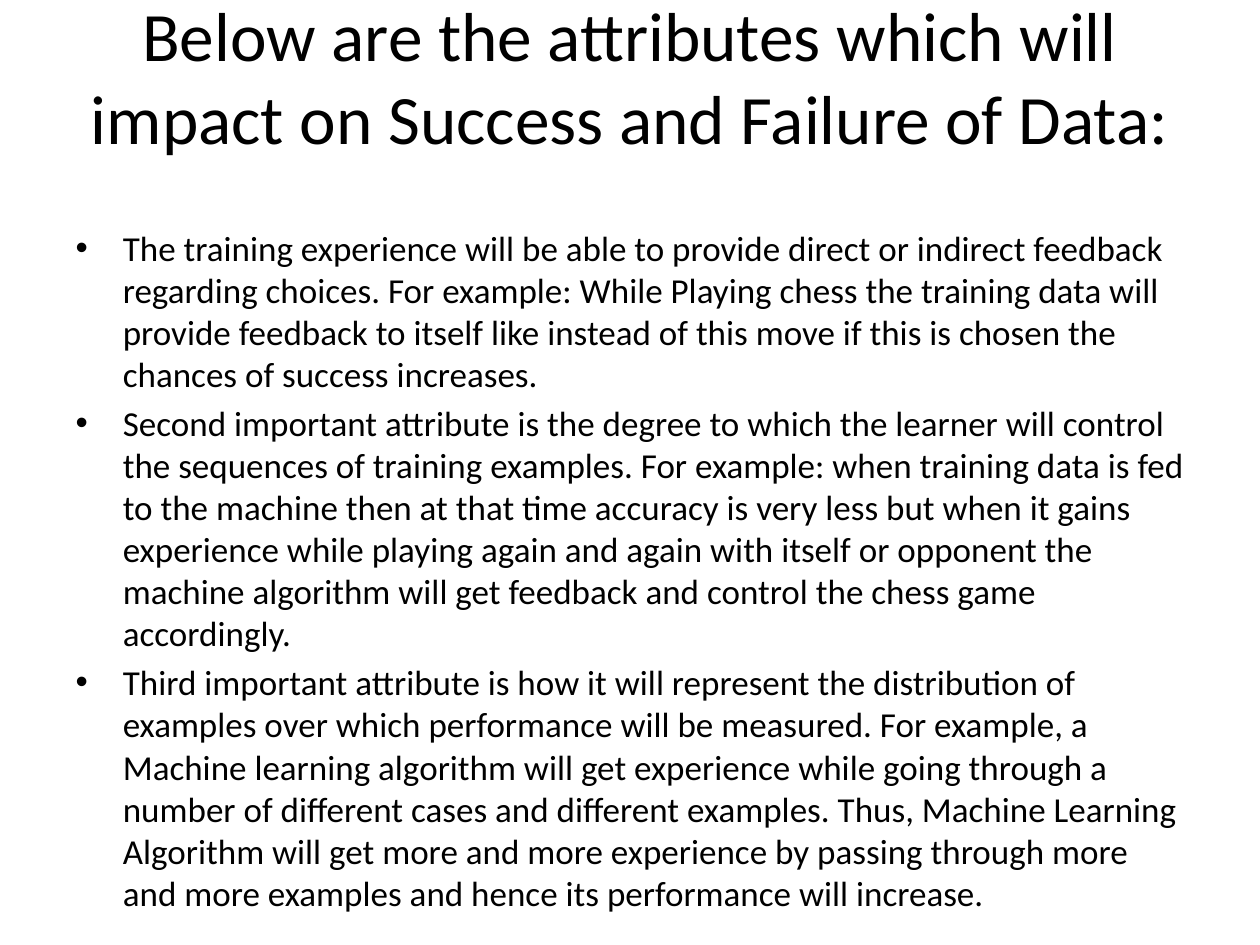
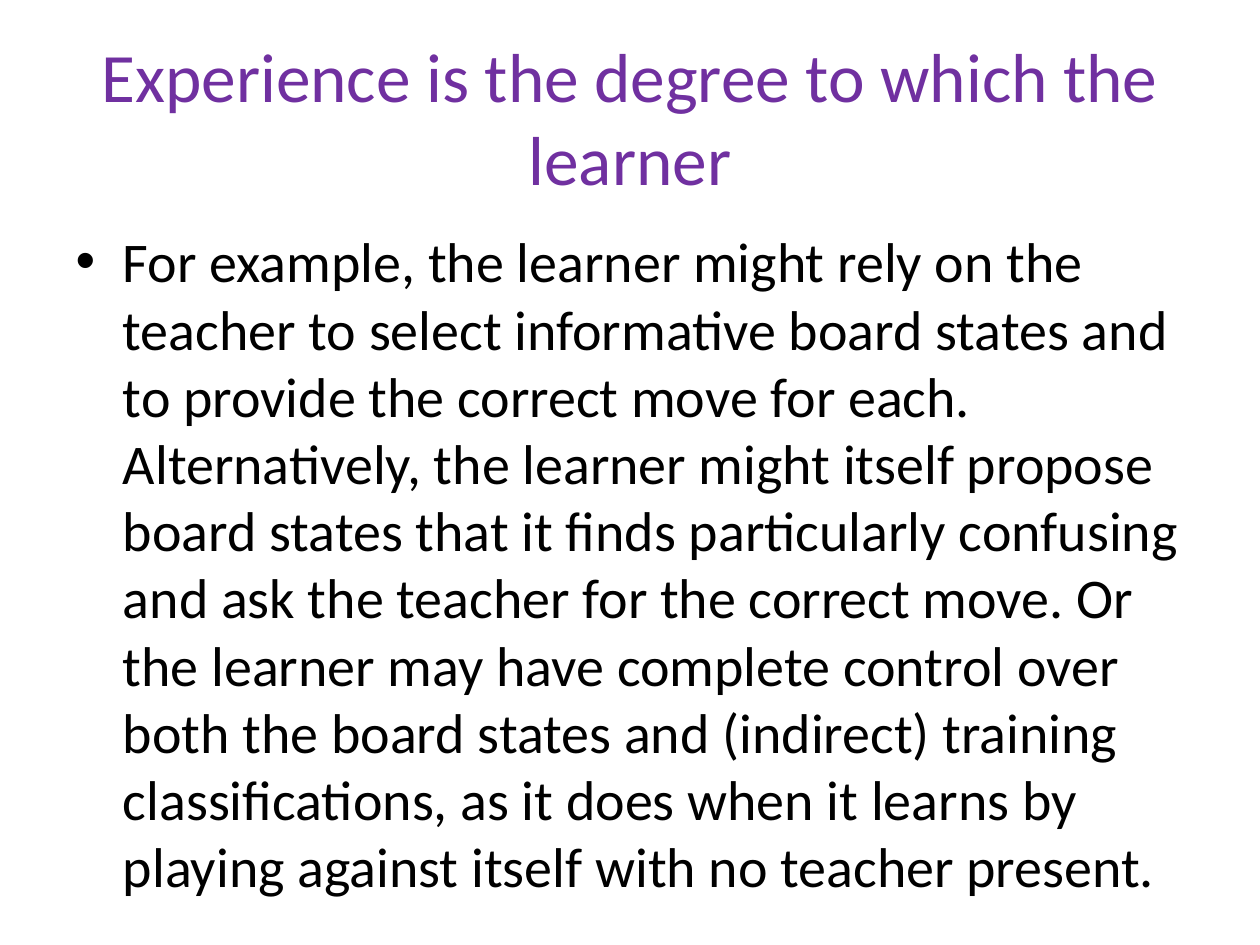
Before and after one commit to devipriyak/AI_ml-iv-sem-21-batch, a slide deck: slide 24 of Unit-4.pptx (slide 21 before the commit). Drawn at 1260x945 pixels with LibreOffice and Linux fonts; fonts in the diff are those of the drawing. Boxes give left, top, right and bottom in pixels: in the first picture for what was removed or moved away, otherwise in the second. Text is boxed around its words. In the diff, an @@ line names an element or a change of style, - is before the commit and + after.

```diff
--- a/Unit-4.pptx
+++ b/Unit-4.pptx
@@ title at bbox=[101, 54, 1157, 186]: text changed; text colour #000000 to #7030A0 @@
-Below are the attributes which will impact on Success and Failure of Data:
+Experience is the degree to which the learner
@@ text at bbox=[123, 243, 1178, 829]: text changed; size 20 to 32 pt @@
-• The training experience will be able to provide direct or indirect feedback regarding choices. For example: While Playing chess the training data will provide feedback to itself like instead of this move if this is chosen the chances of success increases.
-• Second important attribute is the degree to which the learner will control the sequences of training examples. For example: when training data is fed to the machine then at that time accuracy is very less but when it gains experience while playing again and again with itself or opponent the machine algorithm will get feedback and control the chess game accordingly.
-• Third important attribute is how it will represent the distribution of examples over which performance will be measured. For example, a Machine learning algorithm will get experience while going through a number of different cases and different examples. Thus, Machine Learning Algorithm will get more and more experience by passing through more and more examples and hence its performance will increase.
+• For example, the learner might rely on the teacher to select informative board states and to provide the correct move for each. Alternatively, the learner might itself propose board states that it finds particularly confusing and ask the teacher for the correct move. Or the learner may have complete control over both the board states and (indirect) training classifications, as it does when it learns by playing against itself with no teacher present.
```
Also in this commit, not shown: 6 other slides changed, 16 slides added.
